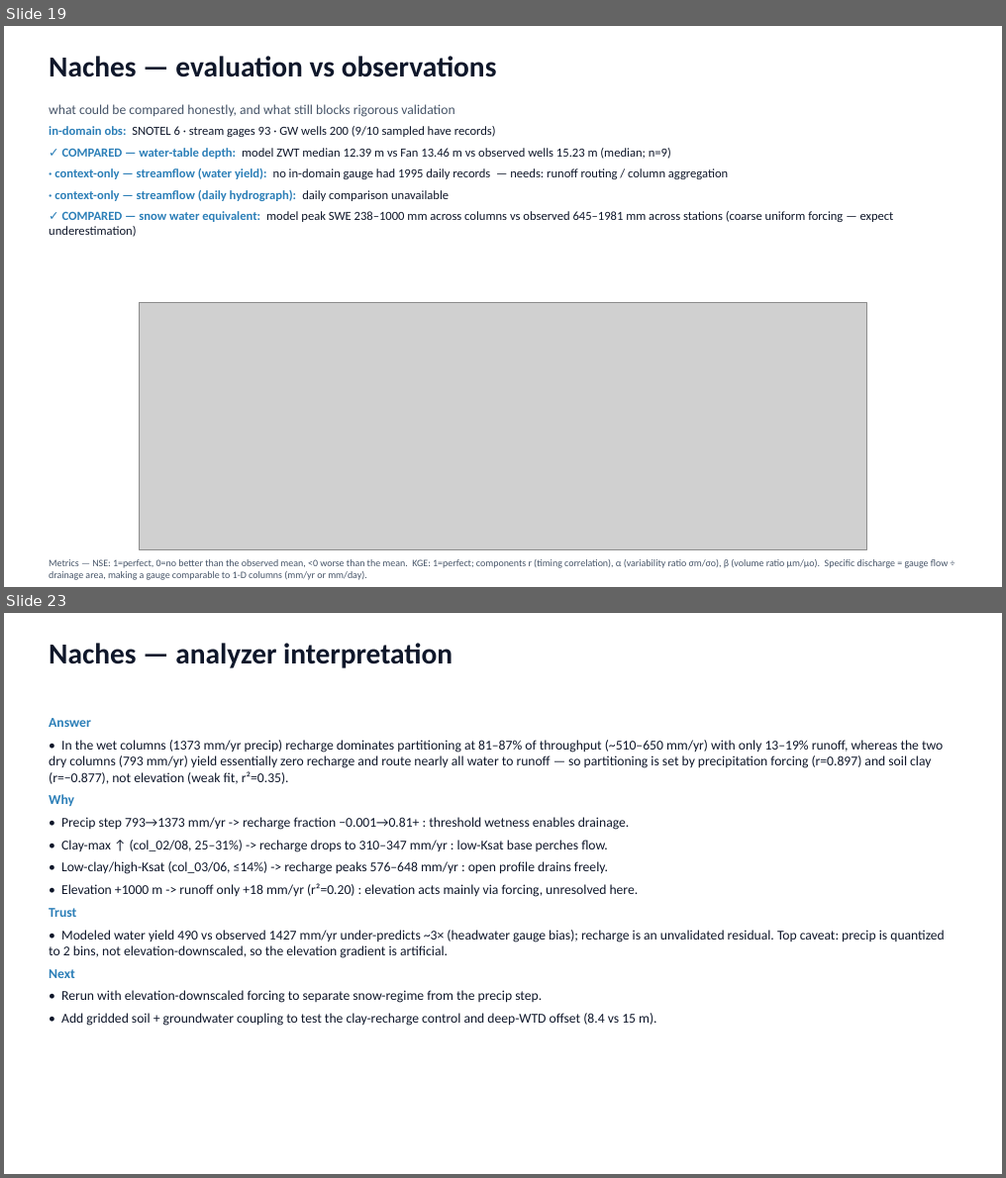
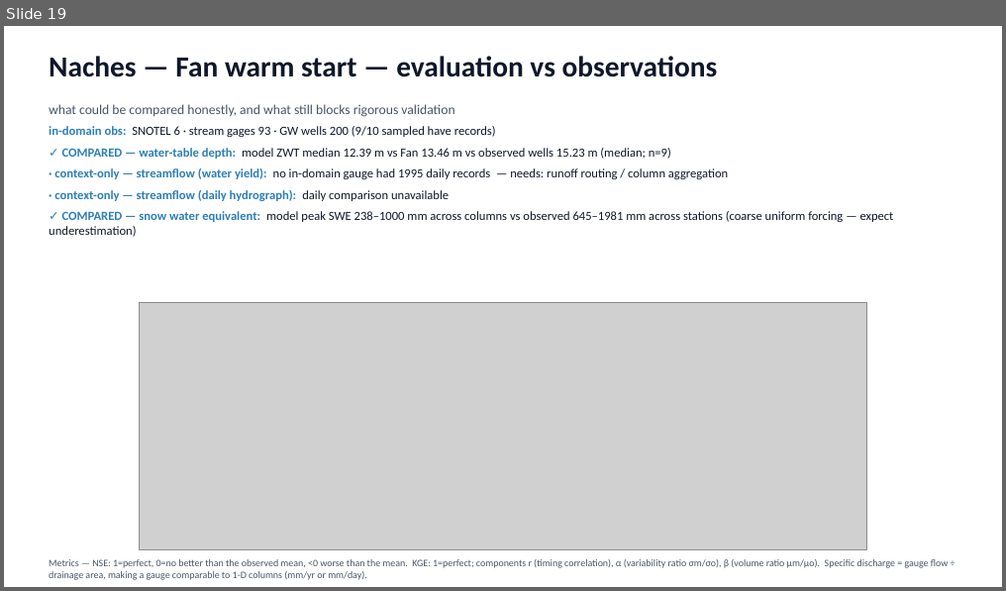
Before and after one commit to hoangtv1899/multi-agent-framework, a slide deck: docs/slides/story_20260706.pptx. Shown one above the other, each under a label of ours: slides 19 and 23 before the commit, slide 19 after it; the slides between them are not shown. The pictures are 1006x1178 and 1006x591 pixels, drawn with LibreOffice and Linux fonts; fonts in the diff are those of the drawing; grey boxes stand for pictures. Boxes give left, top, right and bottom in pixels: in the first picture for what was removed or moved away, otherwise in the second. Text is boxed around its words. In the diff, an @@ line names an element or a change of style, - is before the commit and + after.

```diff
--- a/docs/slides/story_20260706.pptx
+++ b/docs/slides/story_20260706.pptx
@@ slide 23 removed at <box>4,613,1002,1174</box>, background #FFFFFF @@
@@ text removed at <box>49,643,452,668</box> @@
-Naches — analyzer interpretation
@@ text removed at <box>49,718,944,1026</box> @@
-Answer
-• In the wet columns (1373 mm/yr precip) recharge dominates partitioning at 81–87% of throughput (~510–650 mm/yr) with only 13–19% runoff, whereas the two dry columns (793 mm/yr) yield essentially zero recharge and route nearly all water to runoff — so partitioning is set by precipitation forcing (r=0.897) and soil clay (r=−0.877), not elevation (weak fit, r²=0.35).
-Why
-• Precip step 793→1373 mm/yr -> recharge fraction −0.001→0.81+ : threshold wetness enables drainage.
-• Clay-max ↑ (col_02/08, 25–31%) -> recharge drops to 310–347 mm/yr : low-Ksat base perches flow.
-• Low-clay/high-Ksat (col_03/06, ≤14%) -> recharge peaks 576–648 mm/yr : open profile drains freely.
-• Elevation +1000 m -> runoff only +18 mm/yr (r²=0.20) : elevation acts mainly via forcing, unresolved here.
-Trust
-• Modeled water yield 490 vs observed 1427 mm/yr under-predicts ~3× (headwater gauge bias); recharge is an unvalidated residual. Top caveat: precip is quantized to 2 bins, not elevation-downscaled, so the elevation gradient is artificial.
-Next
-• Rerun with elevation-downscaled forcing to separate snow-regime from the precip step.
-• Add gridded soil + groundwater coupling to test the clay-recharge control and deep-WTD offset (8.4 vs 15 m).
@@ slide 19 changed as well @@
@@ text at <box>49,56,718,77</box>: text changed @@
-Naches — evaluation vs observations
+Naches — Fan warm start — evaluation vs observations
```
Also in this commit, not shown: 12 other slides changed, 24 other slides removed, 1 other file.
